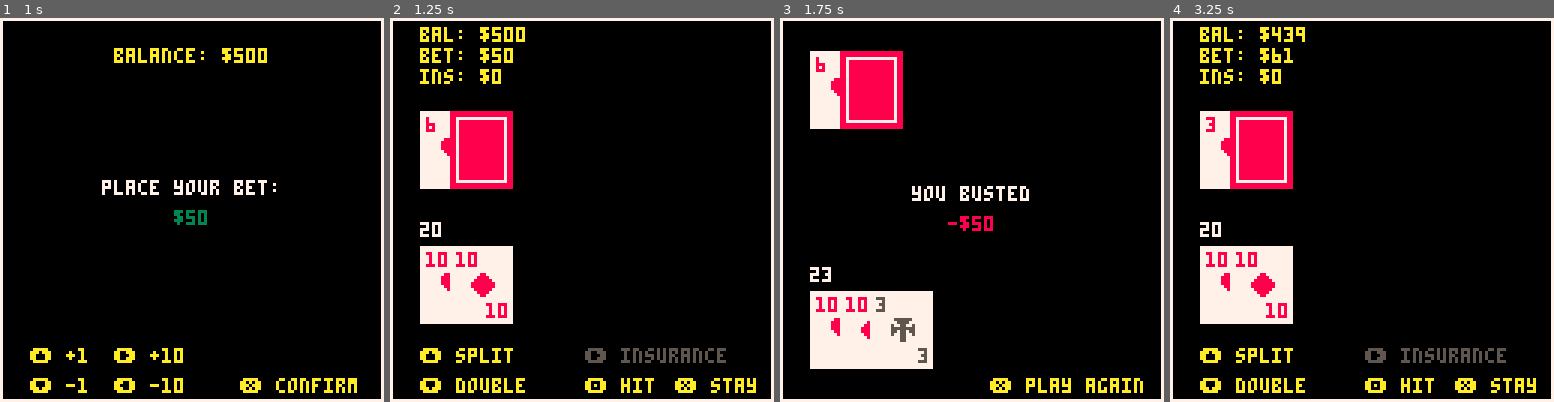
Above: before the commit, frames 1-4 (left to right).
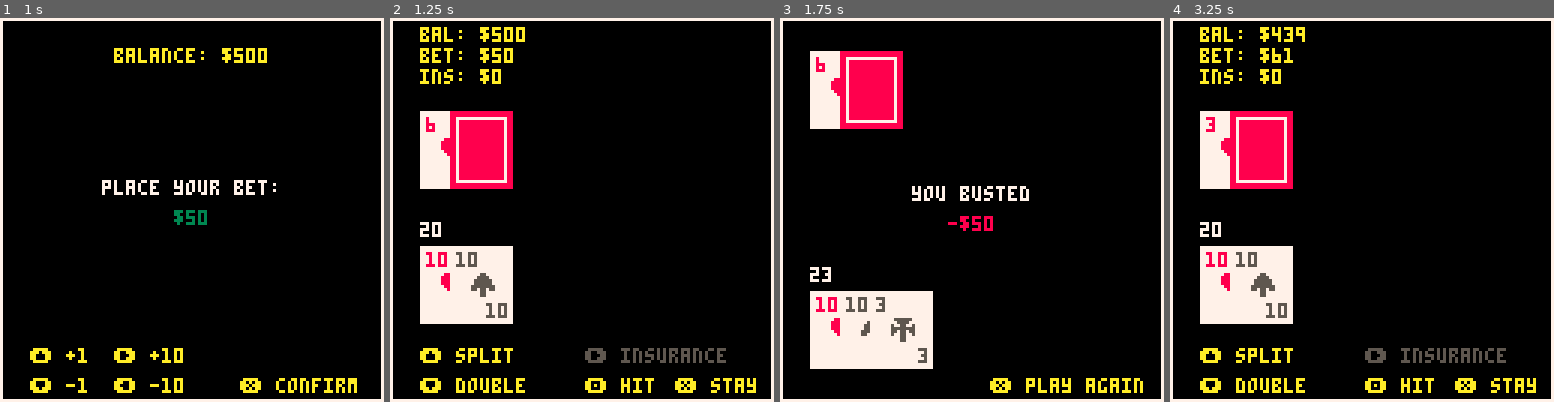
Above: after the commit, the same moments.

Repository: l4nk332/pico_blackjack
Game: PICO-8 cartridge black_jack.p8
The game is run twice, just before and just after one commit, with the same random seed, the same clock (stepped at 60 frames per second) and the same inputs.
Inputs:
- Up to frame 1 (1 s): tap X (X key) at 0.33 s; tap O (Z key) at 0.7 s
- Up to frame 2 (1.25 s): tap X (X key) at 1.07 s
- Up to frame 3 (1.75 s): hold Right from 1.6 s (still down); tap O (Z key) at 1.7 s
- Up to frame 4 (3.25 s): tap X (X key) at 1.85, 2.97 s; release Right at 2.1 s; tap O (Z key) at 2.1, 2.5, 2.9 s; hold Up 2.15-2.42 s; hold Right 2.47-3.03 s; hold Left from 3.08 s (still down)

Frame 1 is identical in both runs. In frame 2, 0.5% of the frame differs, in the area x 17-31%, y 60-79%; in frame 3, 0.2%; in frame 4, 0.5%.

Commit message:
Add logic to properly render s_hand throughout play

Diff:
--- a/black_jack.p8
+++ b/black_jack.p8
@@ -161,7 +161,7 @@
   add(p_hand, {rank='10', suit='hearts', value=10})
   add(d_hand, draw_card())
   -- add(p_hand, draw_card())
-  add(p_hand, {rank='10', suit='diamonds', value=10})
+  add(p_hand, {rank='10', suit='spades', value=10})
   add(d_hand, draw_card())
 
   phase = all_phases['play']
@@ -188,6 +188,7 @@
   local temp = s_hand
   s_hand = p_hand
   p_hand = temp
+  add(p_hand, draw_card())
 end
 
 function update_play_phase()
@@ -209,9 +210,9 @@
     add_insurance()
   elseif btnp(2) and can_split() then
     is_split = true
+    s_hand = {p_hand[2]}
     p_hand = {p_hand[1]}
     add(p_hand, draw_card())
-    s_hand = {p_hand[1]}
     double_wager()
   elseif btnp(5) then
     if is_split_remaining() then
@@ -223,6 +224,7 @@
 end
 
 
+-- TODO: Add logic to account for s_hand
 function update_settlement_phase()
   if btnp(5) then
     if did_win == true then
@@ -321,7 +323,7 @@
 
 function render_s_hand(vshift)
   vshift = vshift or 0
-  for i=1,#p_hand do
+  for i=1,#s_hand do
     render_card(s_hand[i], 63 + (i * 10), vcenter() + 15 + vshift)
   end
 
@@ -367,7 +369,6 @@
 
 function render_play_phase()
   render_p_hand()
-  -- TODO: Figure out how to get new card in 2nd hand after split
   if is_split and #s_hand > 1 then render_s_hand() end
   render_d_hand(true)
 
@@ -410,6 +411,7 @@
 function render_dealer_play_phase()
   render_funds()
   render_p_hand()
+  if is_split then render_s_hand() end
   render_d_hand()
 
   if value_of_hand(d_hand) < 17 then
